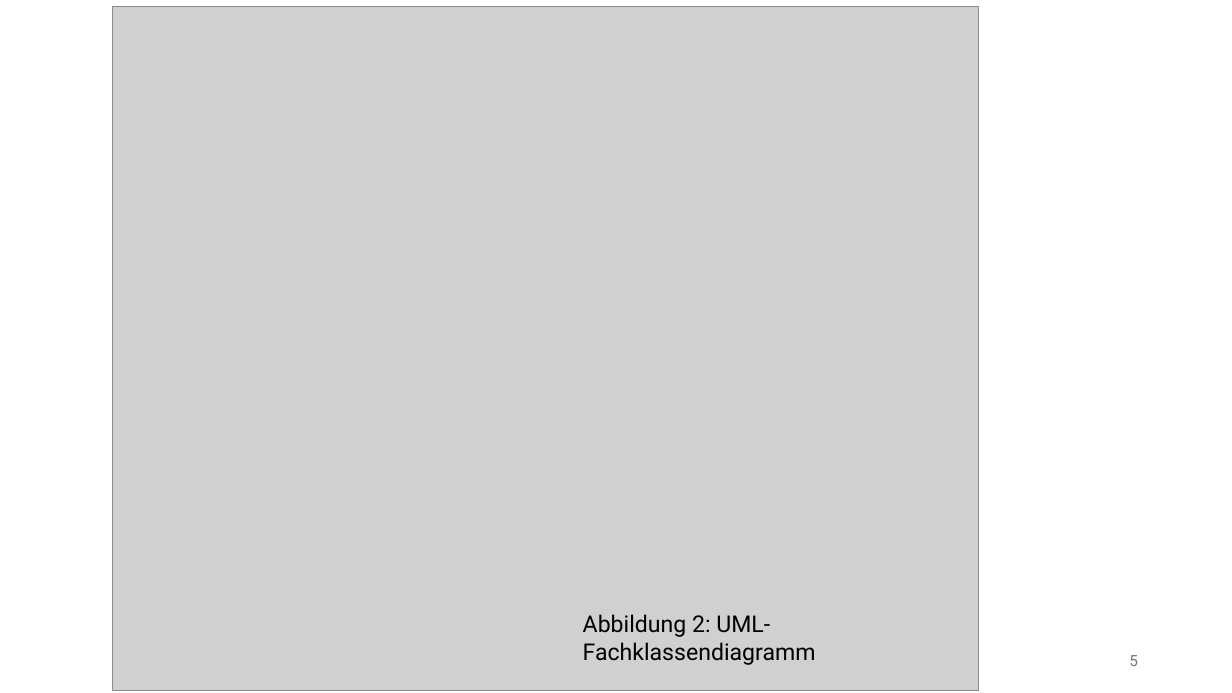
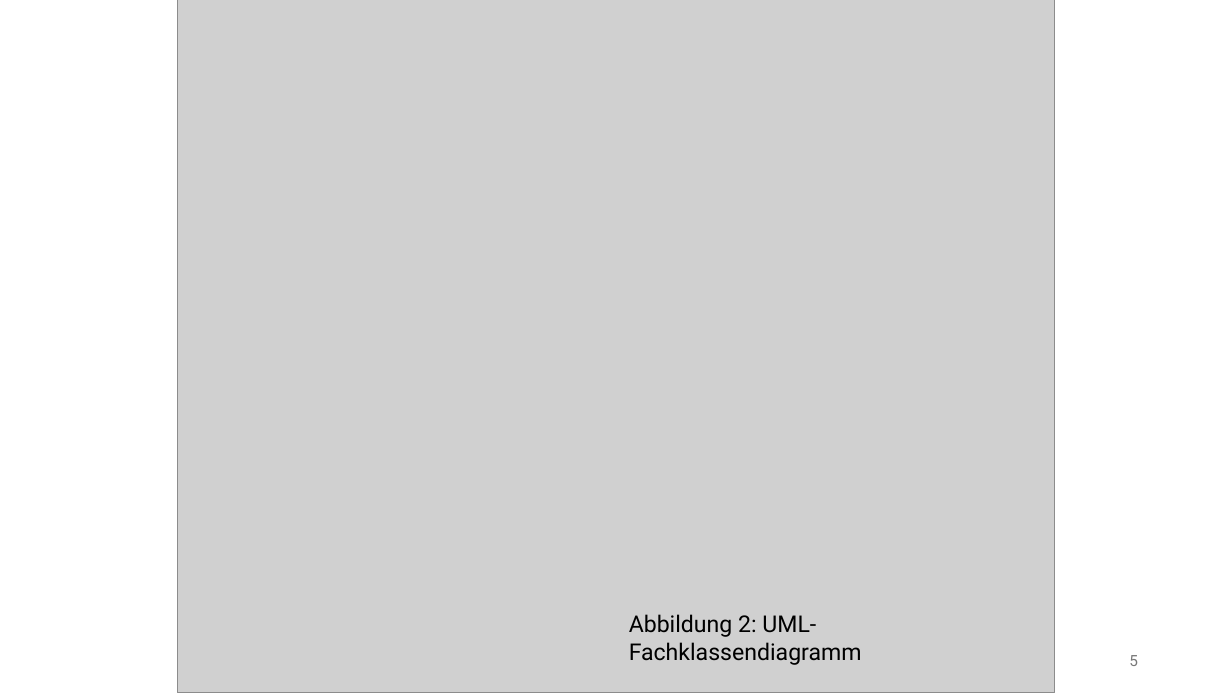
Before and after one commit to dlbuchholz/cinema-management-software, a slide deck: slide 5 of doc/cinema-management-software.pptx. Drawn at 1232x693 pixels with LibreOffice and Linux fonts; fonts in the diff are those of the drawing; grey boxes stand for pictures. Boxes give left, top, right and bottom in pixels: in the first picture for what was removed or moved away, otherwise in the second. Text is boxed around its words. In the diff, an @@ line names an element or a change of style, - is before the commit and + after.

Commit message:
updated presentation

```diff
--- a/doc/cinema-management-software.pptx
+++ b/doc/cinema-management-software.pptx
@@ picture: place and size @@
-picture at (113,6,980,690)
+picture at (177,0,1055,693)
@@ text "Abbildung 2: UML- Fachklassendiagramm": place and size @@
-text "Abbildung 2: UML- Fachklassendiagramm" at (583,614,816,665)
+text "Abbildung 2: UML- Fachklassendiagramm" at (629,614,862,665)
```
Also in this commit, not shown: 2 other files.
